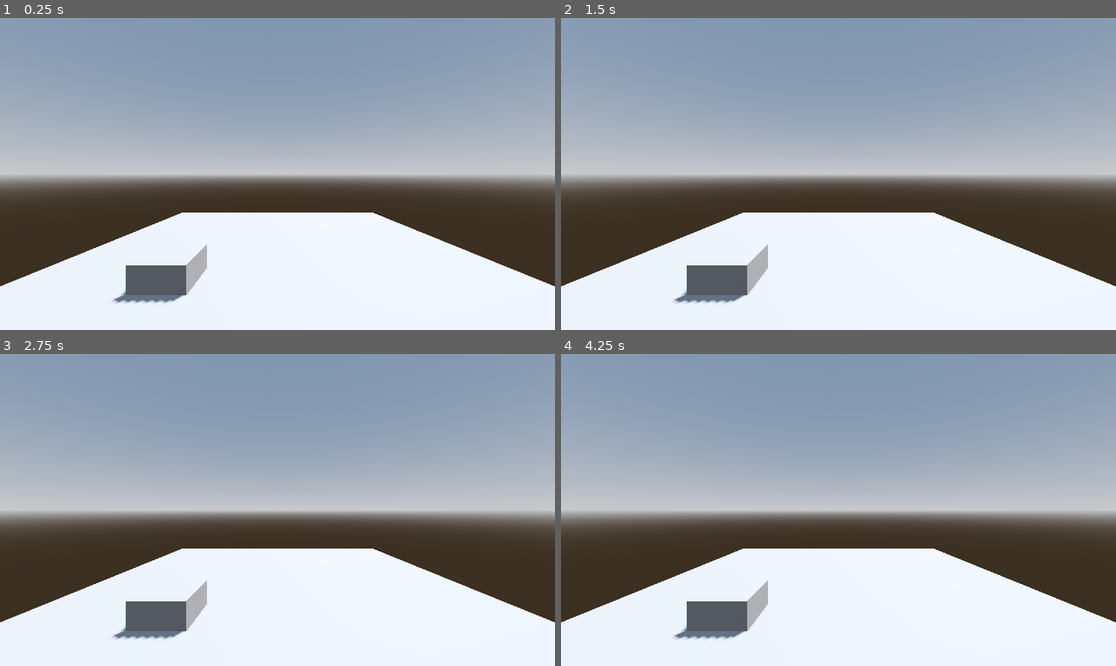
Above: before the commit, frames 1-4 (two rows, left to right).
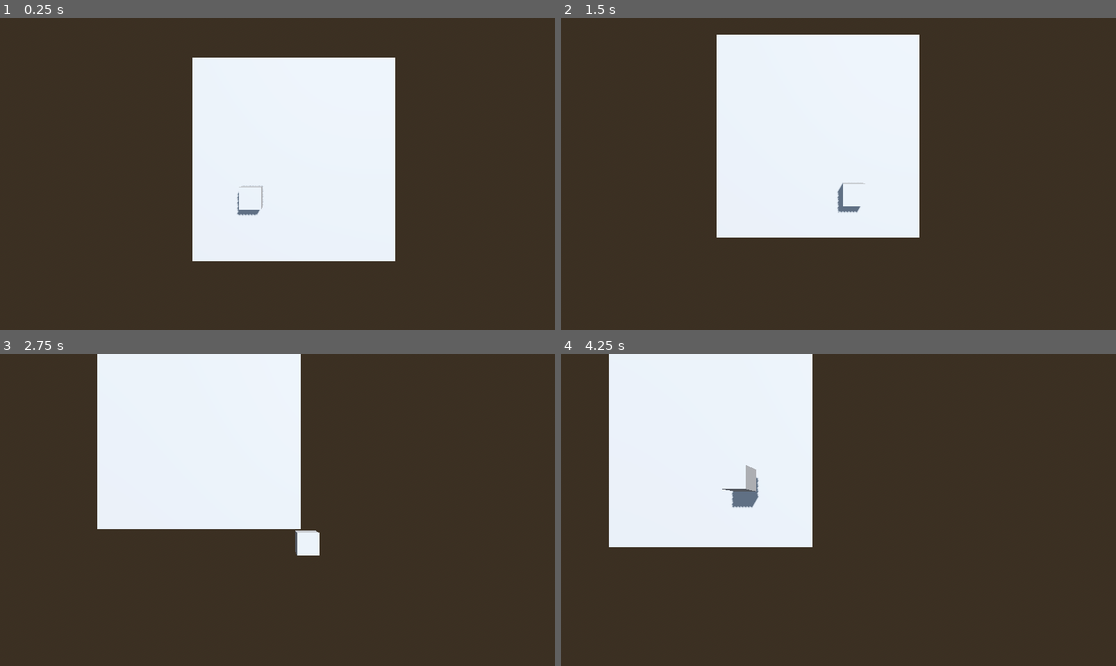
Above: after the commit, the same moments.

Repository: HuskyGameDev/2025s-team5
Game: Godot game, scene res://Scenes/maxL_test_scene.tscn
Same seed, same stepped clock (60 frames per second), same inputs: the game is played once before the commit and once after it. This scene is started directly instead of the project's main scene.
Inputs (mouse positions are in pixels of both pictures, inside the frame that each line leads up to):
- Up to frame 1 (0.25 s): no input
- Up to frame 2 (1.5 s): tap Enter (ui_accept) at 0.5, 0.6, 0.77, 1.07, 1.35 s; move the mouse to (960, 158) at 0.52 s; hold Right (ui_right) 0.53-1.28 s; move the mouse to (727, 189) at 1.27 s; hold Down (ui_down) from 1.28 s (still down)
- Up to frame 3 (2.75 s): tap Enter (ui_accept) at 1.52, 1.82, 2.1 s; move the mouse to (333, 441) at 2.02 s; release Down (ui_down) at 2.03 s; hold Right (ui_right) from 2.03 s (still down)
- Up to frame 4 (4.25 s): move the mouse to (810, 572) at 2.77 s; release Right (ui_right) at 2.78 s; hold Up (ui_up) 2.78-3.53 s; tap Enter (ui_accept) at 2.85, 3.02, 3.32, 3.6, 3.77, 4.07 s; move the mouse to (1005, 556) at 3.52 s; hold Left (ui_left) from 3.53 s (still down)

The runs differ from the first frame. In frame 1, 83% of the frame differs, in the area x 0-100%, y 0-100%; in frame 2, 85%; in frame 3, 86%; in frame 4, 88%.

Commit message:
Added Tank and Camera Object
Added a placeholder tank, and a camera object.

The camera object follows a position between the camera object root and mouse screen position.

Diff:
--- /dev/null
+++ b/tropical-tanks/Objects/Camera/camera.gd
@@ -0,0 +1,18 @@
+extends Node3D
+
+@export var follow_speed : float = 2.0
+@export var mouse_weight : float = 0.01
+
+@onready var camera = %Camera3D
+
+
+func _physics_process(delta: float) -> void:
+	# Get mouse position relative to the center of the viewport
+	# Scale it down by mouse_weight
+	var mouse_position = (get_viewport().get_mouse_position() -  Vector2(get_viewport().size / 2) ) * mouse_weight
+
+	# find target position by adding moouse position to the camera root global position
+	var cam_target_position = global_position + Vector3(mouse_position.x, 0, mouse_position.y)
+
+	# Move camera towards target position
+	%Camera3D.position += (cam_target_position - %Camera3D.global_position) * delta * follow_speed * Vector3(1,0,1)
--- /dev/null
+++ b/tropical-tanks/Objects/Camera/camera.tscn
@@ -0,0 +1,11 @@
+[gd_scene load_steps=2 format=3 uid="uid://cnpjr2qs65c5s"]
+
+[ext_resource type="Script" path="res://Objects/Camera/camera.gd" id="1_u278a"]
+
+[node name="CameraRoot" type="Node3D"]
+script = ExtResource("1_u278a")
+
+[node name="Camera3D" type="Camera3D" parent="."]
+unique_name_in_owner = true
+transform = Transform3D(1, 0, 0, 0, -4.37114e-08, 1, 0, -1, -4.37114e-08, 0, 10, 0)
+top_level = true
--- a/tropical-tanks/Objects/Tank/Tank.tscn
+++ b/tropical-tanks/Objects/Tank/Tank.tscn
@@ -1,8 +1,17 @@
-[gd_scene load_steps=2 format=3 uid="uid://6mmhgkmoq6oa"]
+[gd_scene load_steps=4 format=3 uid="uid://6mmhgkmoq6oa"]
+
+[ext_resource type="Script" path="res://Objects/Tank/tank.gd" id="1_10wce"]
 
 [sub_resource type="BoxMesh" id="BoxMesh_2pwh0"]
 
-[node name="Tank" type="Node3D"]
+[sub_resource type="BoxShape3D" id="BoxShape3D_rqkpc"]
+
+[node name="Tank" type="CharacterBody3D"]
+transform = Transform3D(1, 0, 0, 0, 1, 0, 0, 0, 1, 0, 0.502262, 0)
+script = ExtResource("1_10wce")
 
 [node name="PlaceholderMesh" type="MeshInstance3D" parent="."]
 mesh = SubResource("BoxMesh_2pwh0")
+
+[node name="CollisionShape3D" type="CollisionShape3D" parent="."]
+shape = SubResource("BoxShape3D_rqkpc")
--- /dev/null
+++ b/tropical-tanks/Objects/Tank/tank.gd
@@ -0,0 +1,28 @@
+extends CharacterBody3D
+
+
+const SPEED = 5.0
+const JUMP_VELOCITY = 4.5
+
+
+func _physics_process(delta: float) -> void:
+	# Add the gravity.
+	if not is_on_floor():
+		velocity += get_gravity() * delta
+
+	# Handle jump.
+	if Input.is_action_just_pressed("ui_accept") and is_on_floor():
+		velocity.y = JUMP_VELOCITY
+
+	# Get the input direction and handle the movement/deceleration.
+	# As good practice, you should replace UI actions with custom gameplay actions.
+	var input_dir := Input.get_vector("ui_left", "ui_right", "ui_up", "ui_down")
+	var direction := (transform.basis * Vector3(input_dir.x, 0, input_dir.y)).normalized()
+	if direction:
+		velocity.x = direction.x * SPEED
+		velocity.z = direction.z * SPEED
+	else:
+		velocity.x = move_toward(velocity.x, 0, SPEED)
+		velocity.z = move_toward(velocity.z, 0, SPEED)
+
+	move_and_slide()
--- a/tropical-tanks/Scenes/maxL_test_scene.tscn
+++ b/tropical-tanks/Scenes/maxL_test_scene.tscn
@@ -1,5 +1,6 @@
-[gd_scene load_steps=7 format=3 uid="uid://wrmqgco20q5r"]
+[gd_scene load_steps=8 format=3 uid="uid://wrmqgco20q5r"]
 
+[ext_resource type="PackedScene" uid="uid://cnpjr2qs65c5s" path="res://Objects/Camera/camera.tscn" id="1_abtwb"]
 [ext_resource type="PackedScene" uid="uid://6mmhgkmoq6oa" path="res://Objects/Tank/Tank.tscn" id="1_wftq8"]
 
 [sub_resource type="ProceduralSkyMaterial" id="ProceduralSkyMaterial_enxu1"]
@@ -37,10 +38,7 @@
 [node name="CollisionShape3D" type="CollisionShape3D" parent="GroundPlane/StaticBody3D"]
 shape = SubResource("WorldBoundaryShape3D_l2bx2")
 
-[node name="Camera3D" type="Camera3D" parent="."]
-transform = Transform3D(1, 0, 0, 0, 1, 0, 0, 0, 1, 0, 2.02548, 5.69556)
-
-[node name="Node3D" type="Node3D" parent="."]
-
 [node name="Tank" parent="." instance=ExtResource("1_wftq8")]
 transform = Transform3D(1, 0, 0, 0, 1, 0, 0, 0, 1, -2.02649, 0, 1.80798)
+
+[node name="Camera" parent="Tank" instance=ExtResource("1_abtwb")]
